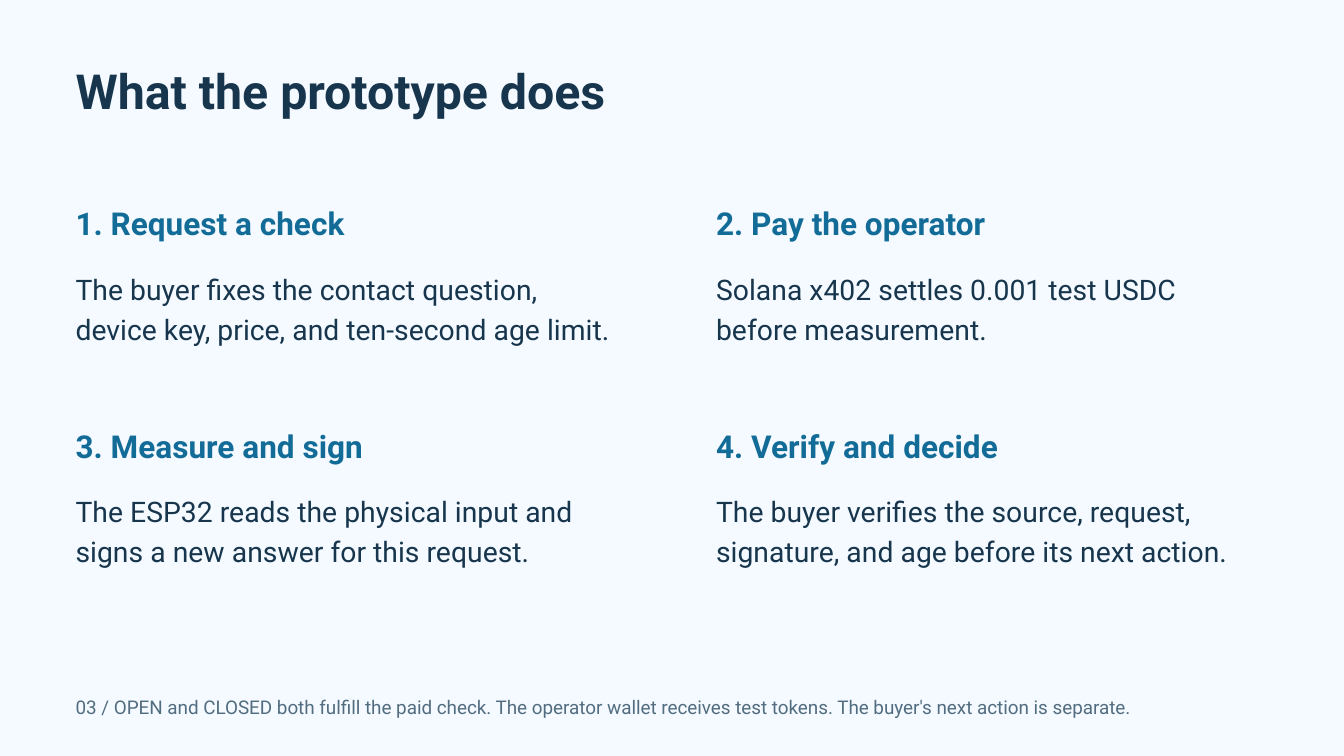
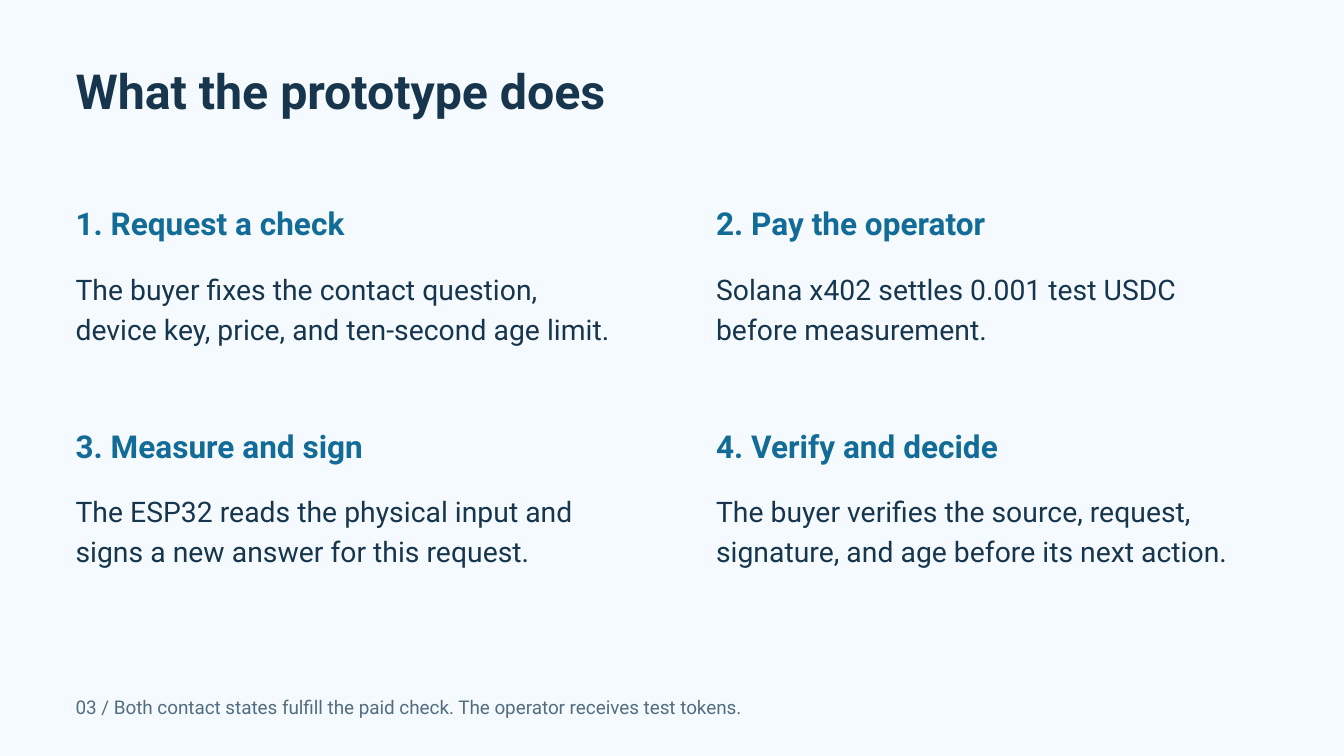
Before and after one commit to epicexcelsior/fieldproof, a slide deck: slide 3 of docs/competition/fieldproof-pitch.pptx. Drawn at 1344x756 pixels with LibreOffice and Linux fonts; fonts in the diff are those of the drawing. Boxes give left, top, right and bottom in pixels: in the first picture for what was removed or moved away, otherwise in the second. Text is boxed around its words. In the diff, an @@ line names an element or a change of style, - is before the commit and + after.

Commit message:
feat: publish the verified peaq-linked paid hardware check

```diff
--- a/docs/competition/fieldproof-pitch.pptx
+++ b/docs/competition/fieldproof-pitch.pptx
@@ text at <box>76,699,741,718</box>: text changed @@
-03 / OPEN and CLOSED both fulfill the paid check. The operator wallet receives test tokens. The buyer's next action is separate.
+03 / Both contact states fulfill the paid check. The operator receives test tokens.
```
Also in this commit, not shown: 4 other slides changed, 24 other files.
